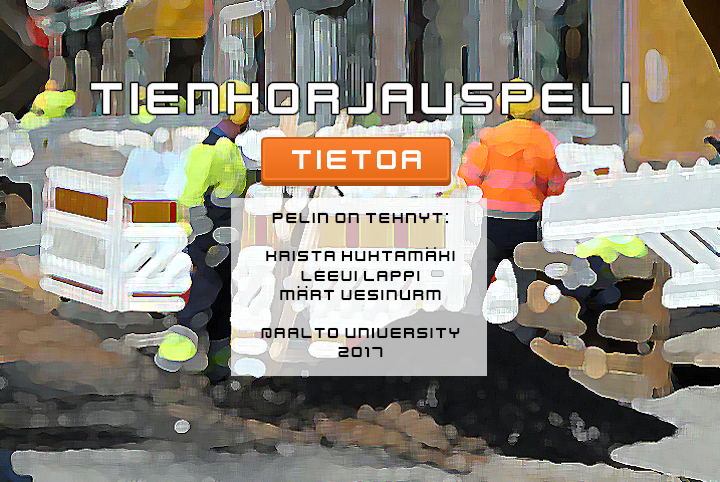
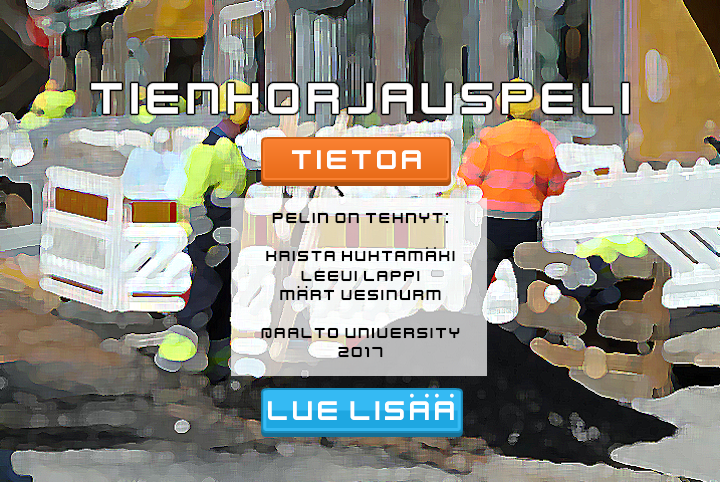
Comparing the layer stacks of the two (720, 482) images. Changes:
added layer "lue lisää" above "TIETOA" over [261, 388, 463, 437]
